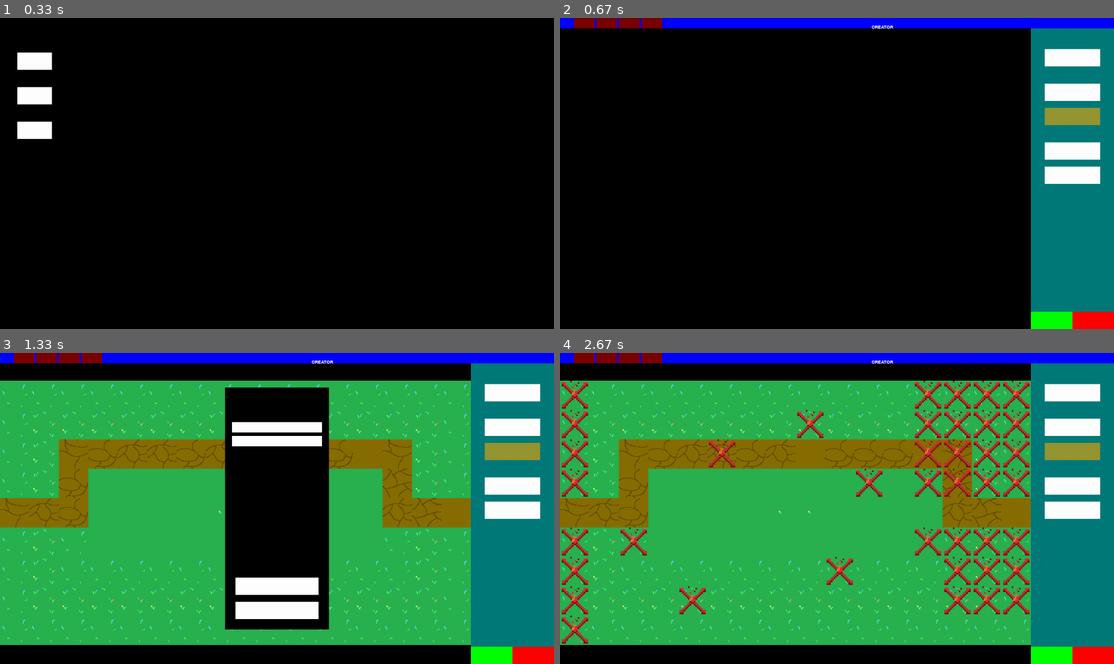
Above: before the commit, frames 1-4 (two rows, left to right).
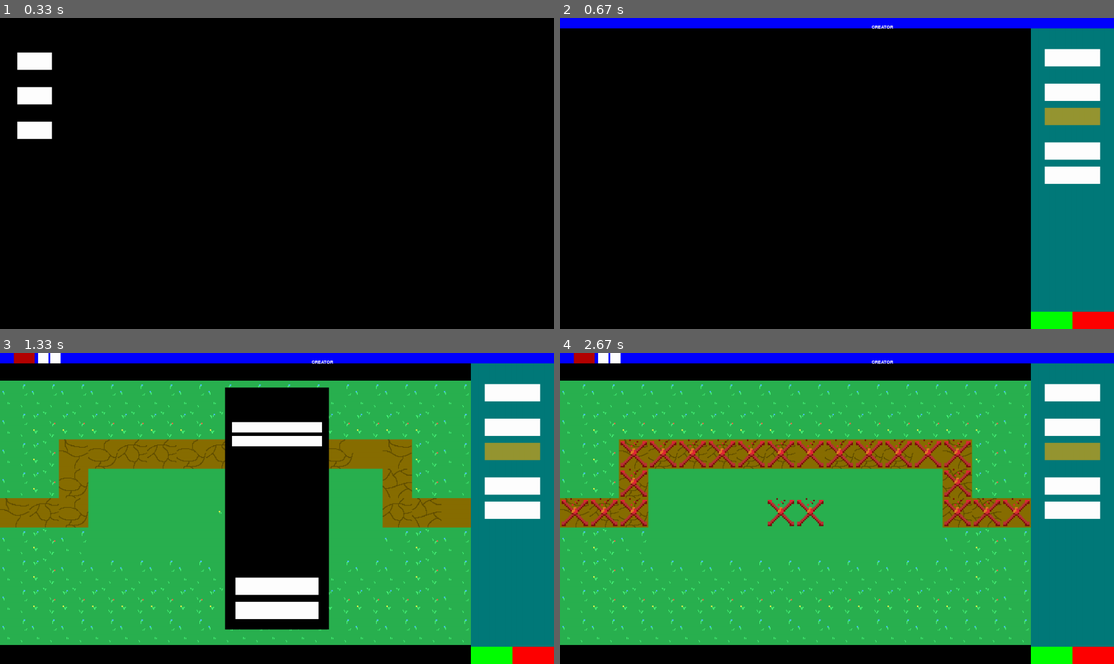
Above: after the commit, the same moments.

Repository: Markuss2b/td
Game: pygame game, started from main.py
Two runs of this game, one before a commit and one after it. Both use one fixed random seed, a clock stepped at 60 frames per second and the inputs below.
Inputs (mouse positions are in pixels of both pictures, inside the frame that each line leads up to):
- Up to frame 1 (0.33 s): no input
- Up to frame 2 (0.67 s): click (593, 95) at 0.38 s
- Up to frame 3 (1.33 s): click (509, 393) at 0.72 s; click (277, 427) at 1.05 s
- Up to frame 4 (2.67 s): click (1041, 617) at 1.38 s; click (1069, 393) at 1.72 s; click (1069, 427) at 2.05 s; click (1069, 486) at 2.38 s

Frame 1 is identical in both runs. In frame 2, 0.5% of the frame differs, in the area x 2-19%, y 0-4%; in frame 3, 0.5%; in frame 4, 9.6%, in the area x 0-85%, y 0-94%.

Commit message:
Added selecting tile in tiletype popup, updated the way how sequence buttons were made

Diff:
--- a/all_maps/hello/tower_availability.txt
+++ b/all_maps/hello/tower_availability.txt
@@ -1,9 +1,9 @@
-X O O O O O O O O O O O X X X X
-X O O O O O O O X O O O X X X X
-X O O O O X O O O O O O X X X X
-X O O O O O O O O O X O X X X X
 O O O O O O O O O O O O O O O O
-X O X O O O O O O O O O X X X X
-X O O O O O O O O X O O O X X X
-X O O O X O O O O O O O O X X X
-X O O O O O O O O O O O O O O O
+O O O O O O O O O O O O O O O O
+O O X X X X X X X X X X X X O O
+O O X O O O O O O O O O O X O O
+X X X O O O O X X O O O O X X X
+O O O O O O O O O O O O O O O O
+O O O O O O O O O O O O O O O O
+O O O O O O O O O O O O O O O O
+O O O O O O O O O O O O O O O O
--- a/model/map/map.py
+++ b/model/map/map.py
@@ -52,9 +52,13 @@
     def get_path(self, path_name):
         return next((path for path in self.paths if path.name == path_name), None)
 
+    def get_all_paths(self):
+        return self.paths
+
 
     def delete_path(self, path_name):
         try:
+            os.remove(f'all_maps/{self.name()}/paths/{path_name}')
             potential_path = next((path for path in self.paths if path.name == path_name), None)
             self.paths.remove(potential_path)
         except:
--- a/td_map_creator.py
+++ b/td_map_creator.py
@@ -7,7 +7,6 @@
 # Check img
 
 # FIXME: Clicking on X returns to menu (Should quit the program)
-# FIXME: Creating new map doesnt work ?!?!?!?!?!??!!?!?
 
 # Tile size 16 x 9
 class MapCreator:
@@ -65,15 +64,10 @@
 
             self.screen.fill((0,0,0))
 
-            # FIXME: REMOVE PREMADE MAPS
             self.all_maps = os.listdir("all_maps")
 
             self.mx, self.my = pygame.mouse.get_pos()
 
-            # TODO: NOT STATIC
-            # mapimg = pygame.image.load("images/PremadeMaps/Scenery2.png")
-            # mapimg = pygame.transform.scale(mapimg, (1360, 765))
-            # self.screen.blit(mapimg, (0, 80))
             main_map_rect = pygame.Rect(0, 80, 1360, 765)
             pygame.draw.rect(self.screen, (0, 0, 0), main_map_rect)
 
@@ -91,27 +85,22 @@
             top_border = pygame.Rect(0, 0, 1600, 30)
             pygame.draw.rect(self.screen, (0, 0, 255), top_border)
 
-            # TODO: Dynamic like loading maps
-            seq1 = pygame.Rect(40, 0, 60, 30)
-            seq2 = pygame.Rect(105, 0, 60, 30)
-            seq3 = pygame.Rect(170, 0, 60, 30)
-            seq4 = pygame.Rect(235, 0, 60, 30)
-            pygame.draw.rect(self.screen, (122, 0, 0), seq1)
-            pygame.draw.rect(self.screen, (122, 0, 0), seq2)
-            pygame.draw.rect(self.screen, (122, 0, 0), seq3)
-            pygame.draw.rect(self.screen, (122, 0, 0), seq4)
-
-            # minimize_top = pygame.Rect(0, 0, 30, 30)
-            # pygame.draw.rect(screen, (0, 0, 0), minimize_top)
-
-            # tile_map = pygame.Rect(0, 30, 1360, 870)
-            # pygame.draw.rect(screen, (255, 255, 255), tile_map)
-
-            map_creator_ui = pygame.Rect(1360, 30, 240, 900)
+            seq_rec = []
+            if self.map_selected != None:
+                # Draws sequence blocks(=Amount of Paths) at the top
+                for i in range(len(self.map_selected.get_all_paths())):
+                    seq = pygame.Rect(40 + i * 70, 0, 60, 30)
+                    pygame.draw.rect(self.screen, (180, 0, 0), seq)
+                    seq_rec.append(seq)
+
+                # Buttons for adding and removing paths
+                add_path_button = pygame.Rect(40 + len(self.map_selected.get_all_paths()) * 70, 0, 30, 30)
+                remove_path_button = pygame.Rect(40 + len(self.map_selected.get_all_paths()) * 70 + 30 + 5, 0, 30, 30)
+                pygame.draw.rect(self.screen, (255, 255, 255), add_path_button)
+                pygame.draw.rect(self.screen, (255, 255, 255), remove_path_button)
+
+            map_creator_ui = pygame.Rect(1360, 30, 240, 870)
             pygame.draw.rect(self.screen, (0, 122, 122), map_creator_ui)
-
-            # minimize_mc_ui = pygame.Rect(1570, 30, 30, 30)
-            # pygame.draw.rect(screen, (0, 0, 0), minimize_mc_ui)
 
             save_button = pygame.Rect(1360, 850, 120, 50)
             exit_button = pygame.Rect(1480, 850, 120, 50)
@@ -203,7 +192,6 @@
             if see_tiles.collidepoint(self.mx, self.my):
                 if self.click:
                     self.selected_view_mode = "Tiles"
-                    # TODO: Change tile visually:
 
             if open_tile_menu_button.collidepoint(self.mx, self.my):
                 if self.click:
@@ -333,6 +321,12 @@
                 if self.click:
                     self.selected_visual_tile_type = tile_type[1]
 
+            # Adds a border on the selected Tile
+            if tile_type[1] == self.selected_visual_tile_type:
+                selected_tile_img = pygame.image.load(f'images/Assets/select.png')
+                selected_tile_img = pygame.transform.scale(selected_tile_img, (self.tile_size, self.tile_size))
+                self.screen.blit(selected_tile_img, (tile_type[0].x, tile_type[0].y))
+
         # If Click outside of Map menu, close map menu
         if not tile_menu.collidepoint(self.mx, self.my):
             if self.click:
--- /dev/null
+++ b/thoughts/OpenGL_ideas.txt
@@ -0,0 +1,7 @@
+Map Creator
+- When selecting Tower availability view or Paths/Sequence view... Darken the Visual Map
+- When selecting pop ups... Darken everything around it
+
+Game
+- Lighting
+- Vibrant
